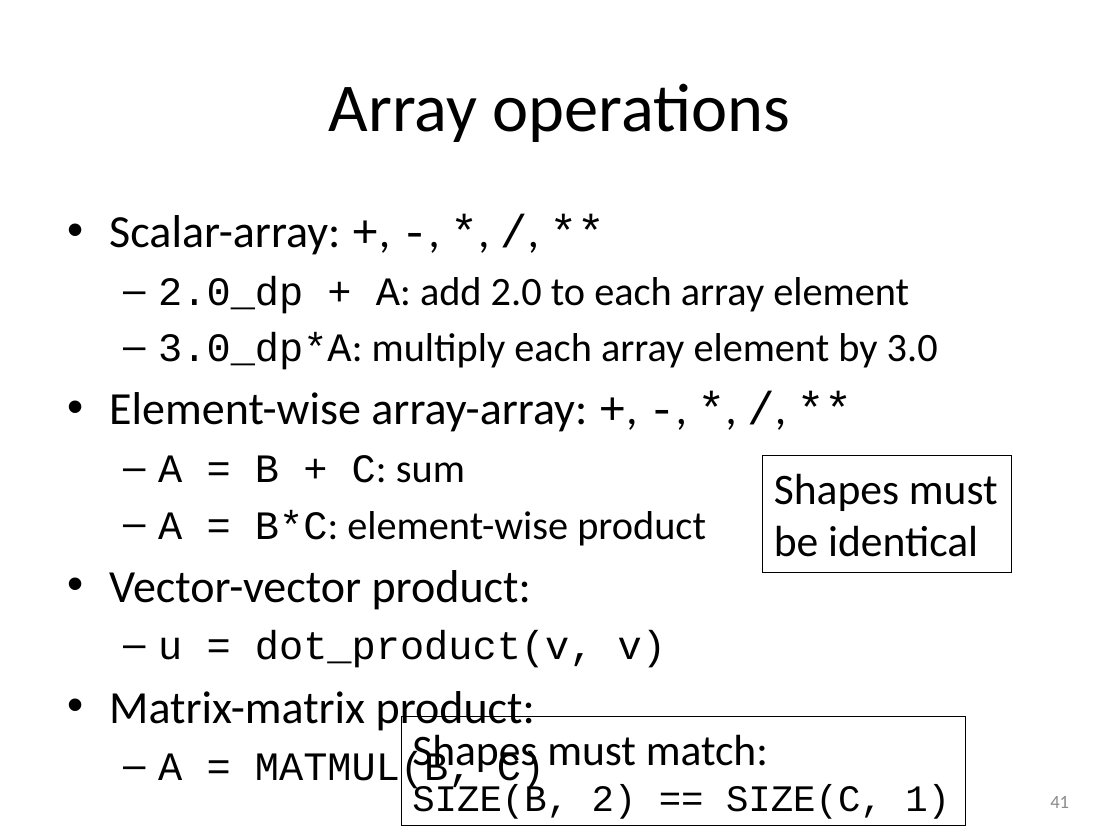
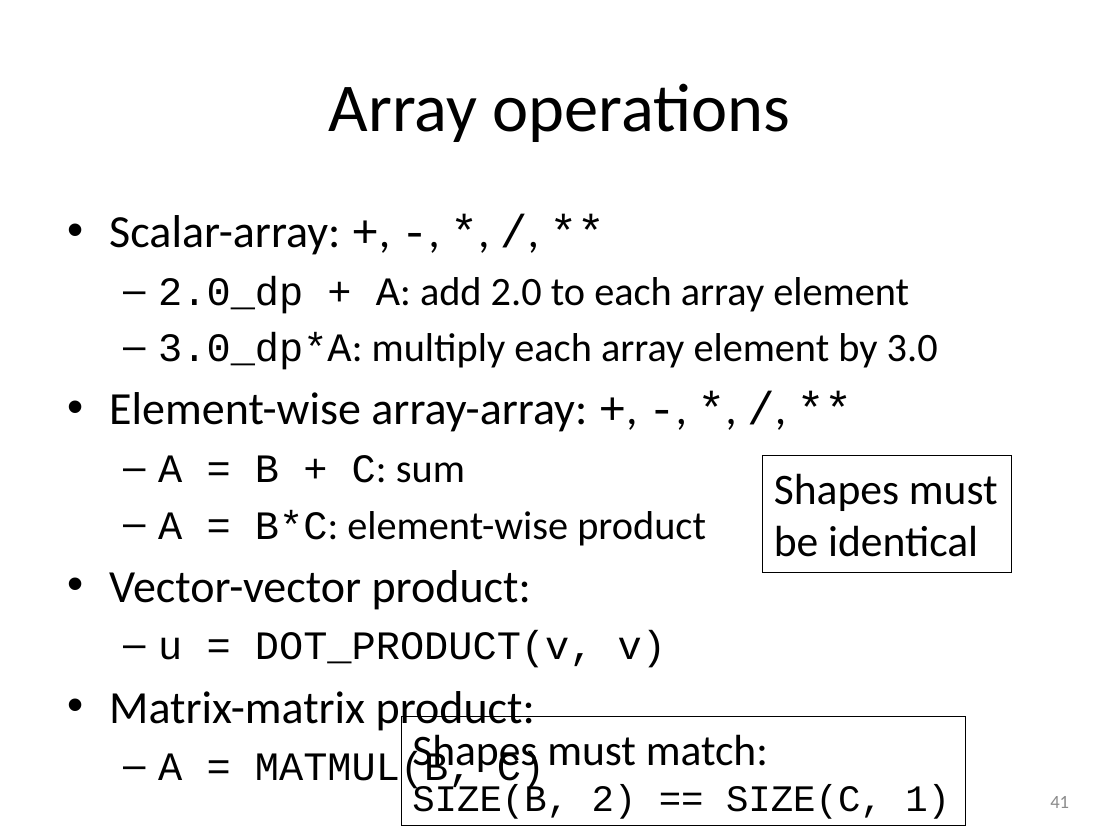
Before and after one commit to gjbex/training-material, a slide deck: slide 41 of Fortran/modern_fortran.pptx. Drawn at 1120x840 pixels with LibreOffice and Linux fonts; fonts in the diff are those of the drawing. Boxes give left, top, right and bottom in pixels: in the first picture for what was removed or moved away, otherwise in the second. Text is boxed around its words. In the diff, an @@ line names an element or a change of style, - is before the commit and + after.

Commit message:
Fixed capitalization of build-in function

```diff
--- a/Fortran/modern_fortran.pptx
+++ b/Fortran/modern_fortran.pptx
@@ text at <box>158,630,666,668</box>: text changed @@
-  – u = dot_product(v, v)
+  – u = DOT_PRODUCT(v, v)
```
